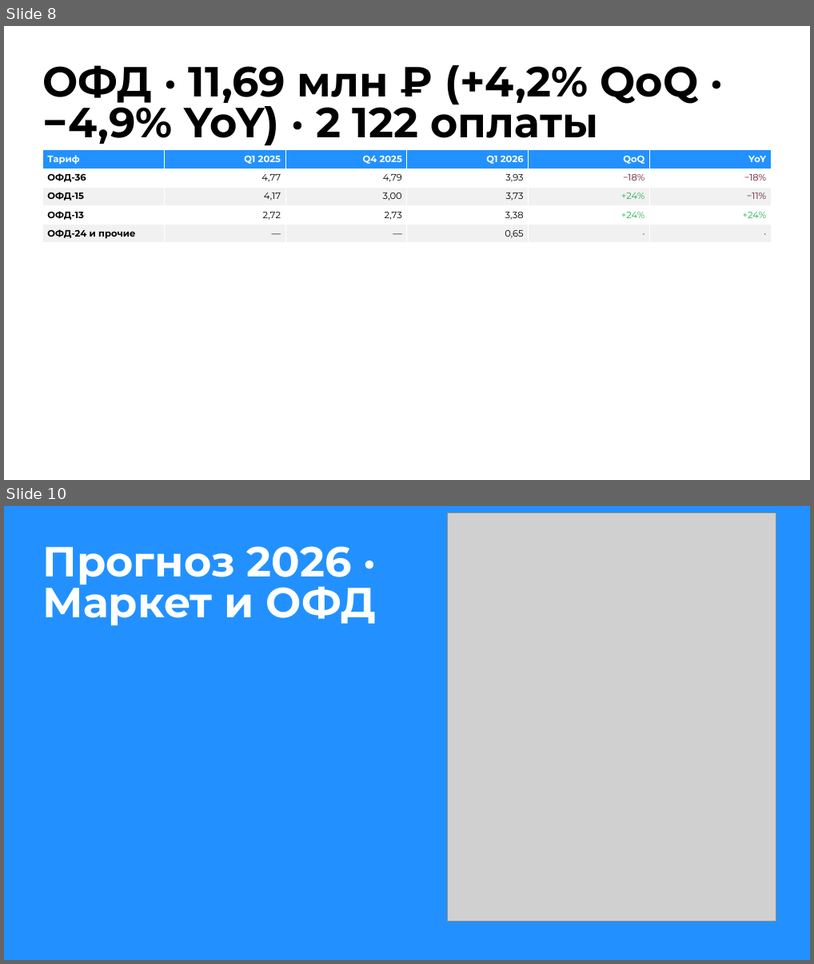
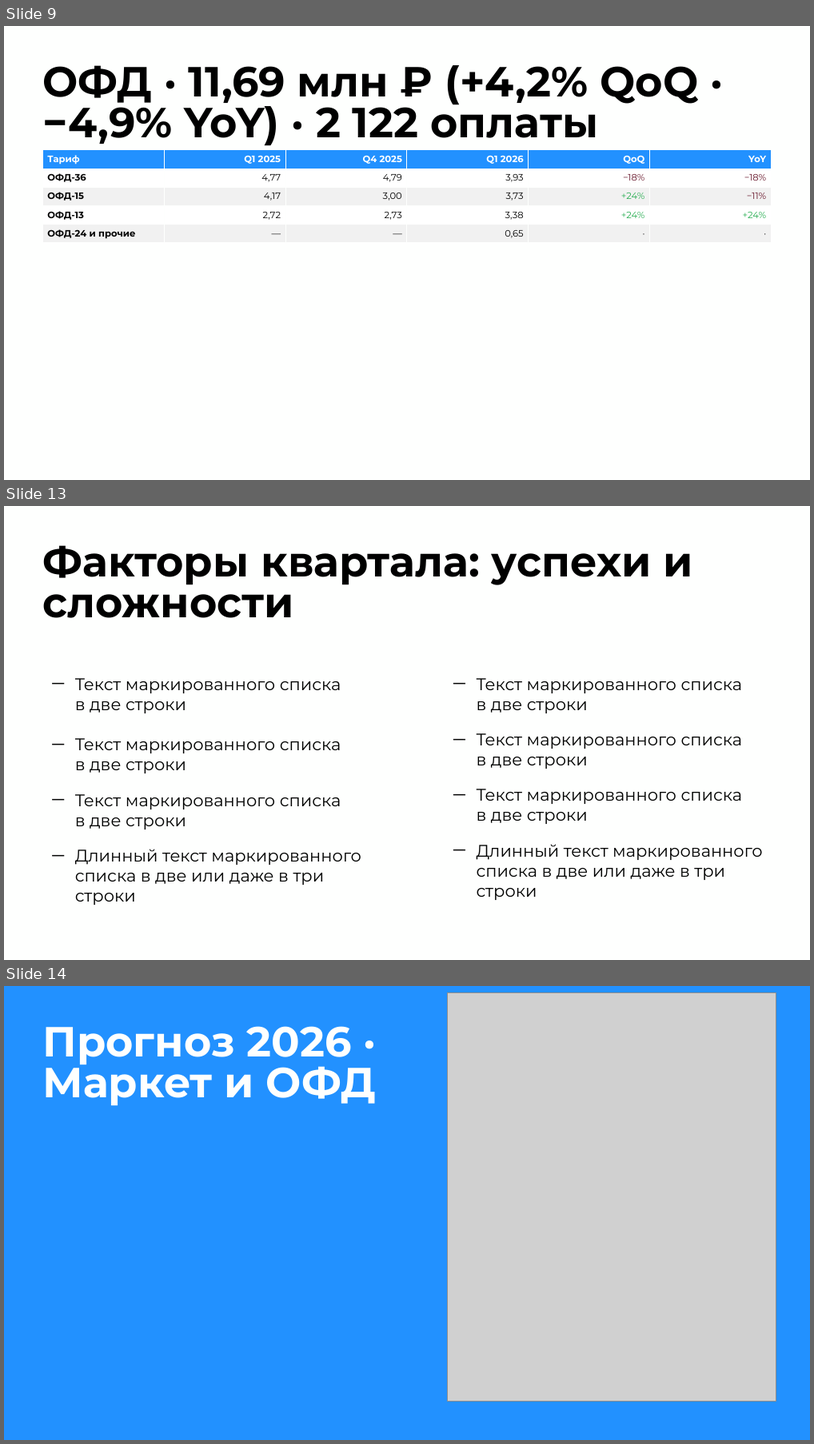
Before and after one commit to burbonivanovich-oss/google-presentation, a slide deck: Итоги Q1 2026 — Контур.pptx. Shown one above the other, each under a label of ours: slides 8 and 10 before the commit, slides 9, 13 and 14 after it; the slides between them are not shown. The pictures are 814x964 and 814x1444 pixels, drawn with LibreOffice and Linux fonts; fonts in the diff are those of the drawing; grey boxes stand for pictures. Boxes give left, top, right and bottom in pixels: in the first picture for what was removed or moved away, otherwise in the second. Text is boxed around its words. In the diff, an @@ line names an element or a change of style, - is before the commit and + after.

```diff
--- a/Итоги Q1 2026 — Контур.pptx
+++ b/Итоги Q1 2026 — Контур.pptx
@@ slide 13 added at (4, 506, 810, 960), background #FEFFFE @@
@@ title added at (43, 545, 694, 618), 50 pt, text #000000, bold @@
+Факторы квартала: успехи и сложности
@@ text added at (75, 678, 361, 904), 20 pt, text #000000 @@
+─ Текст маркированного списка
+  в две строки
+─ Текст маркированного списка
+  в две строки
+─ Текст маркированного списка
+  в две строки
+─ Длинный текст маркированного списка в две или даже в три
+  строки
@@ text added at (477, 678, 762, 900), 20 pt, text #000000 @@
+─ Текст маркированного списка
+  в две строки
+─ Текст маркированного списка
+  в две строки
+─ Текст маркированного списка
+  в две строки
+─ Длинный текст маркированного списка в две или даже в три
+  строки
@@ what was slide 8 is now slide 9 @@
@@ what was slide 10 is now slide 14 @@
```
Also in this commit, not shown: 6 slides changed, 9 other slides added, 1 other file.
